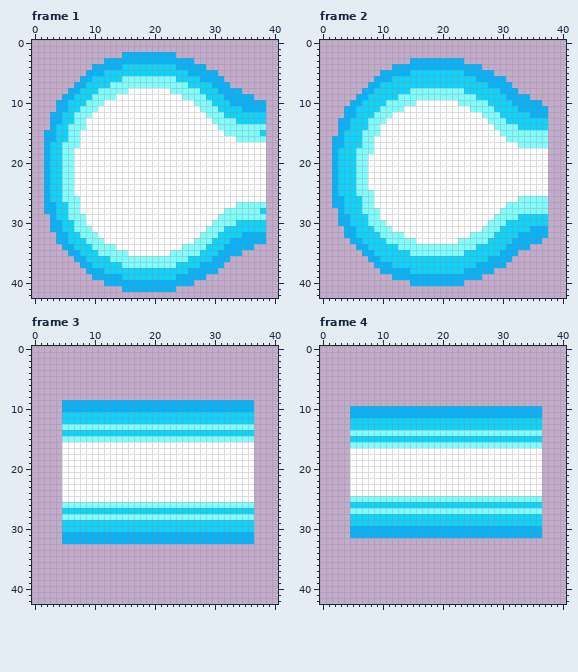
Pixel-art file: art/sprites/plasmabeam.aseprite. The first picture shows the starting point.
41x43 pixels, 6 frames. Shown: frame 1, frame 2, frame 3, frame 4. The commit also changed other frames, which this record leaves out.
After:
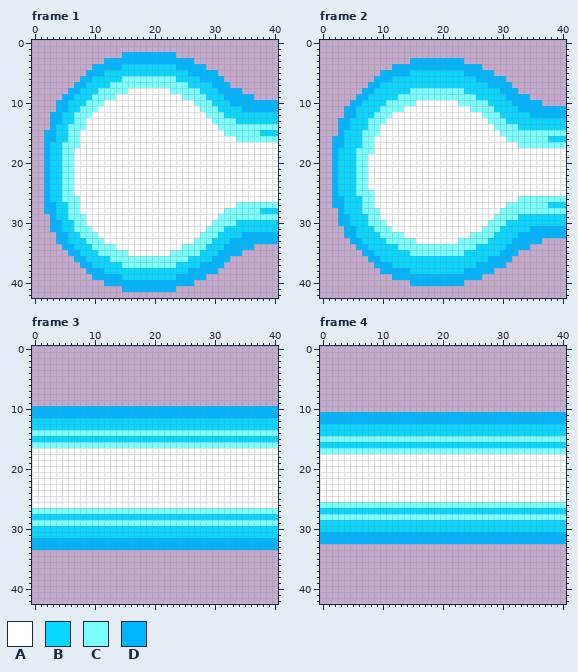
Palette (. is transparent): A #ffffff  B #08d6ff  C #7bffff  D #00b5ff
What changed:
Frame 1:
Colour A is added in rows 17 to 26 at x 39 to 40.
Colour B is added in rows 12 to 13 at x 39 to 40; in row 15 at x 39 to 40; in row 28 at x 39 to 40; in rows 30 to 31 at x 39 to 40.
Colour C is added in row 14 at x 39 to 40; in row 16 at x 39 to 40; in row 27 at x 39 to 40; in row 29 at x 39 to 40.
Colour D is added in rows 10 to 11 at x 39 to 40; in rows 32 to 33 at x 39 to 40.
Frame 2:
Colour A is added in rows 18 to 25 at x 38 to 40.
Colour B is added in rows 13 to 14 at x 38 to 40; in row 16 at x 38 to 40; in row 27 at x 38 to 40; in rows 29 to 30 at x 38 to 40.
Colour C is added in row 15 at x 38 to 40; in row 17 at x 38 to 40; in row 26 at x 38 to 40; in row 28 at x 38 to 40.
Colour D is added in rows 11 to 12 at x 38 to 40; in rows 31 to 32 at x 38 to 40.
Frame 3:
Colour A is added in rows 17 to 26 at x 0 to 4 and 37 to 40.
Colour A replaces colour C in row 26 at x 5 to 36.
Colour B is added in rows 12 to 13 at x 0 to 4 and 37 to 40; in row 15 at x 0 to 4 and 37 to 40; in row 28 at x 0 to 4 and 37 to 40; in rows 30 to 31 at x 0 to 4 and 37 to 40.
Colour B replaces colour C in row 13 at x 5 to 36; in row 15 at x 5 to 36; in row 28 at x 5 to 36.
Colour B replaces colour D in row 31 at x 5 to 36.
Colour C is added in row 14 at x 0 to 4 and 37 to 40; in row 16 at x 0 to 4 and 37 to 40; in row 27 at x 0 to 4 and 37 to 40; in row 29 at x 0 to 4 and 37 to 40.
Colour C replaces colour A in row 16 at x 5 to 36.
Colour C replaces colour B in row 14 at x 5 to 36; in row 27 at x 5 to 36; in row 29 at x 5 to 36.
Colour D is added in rows 10 to 11 at x 0 to 4 and 37 to 40; in row 32 at x 0 to 4 and 37 to 40; in row 33 at x 0 to 40.
Colour D replaces colour B in row 11 at x 5 to 36.
The author cleared colour D in row 9 at x 5 to 36.
Frame 4:
Colour A is added in rows 18 to 25 at x 0 to 4 and 37 to 40.
Colour A replaces colour C in row 25 at x 5 to 36.
Colour B is added in rows 13 to 14 at x 0 to 4 and 37 to 40; in row 16 at x 0 to 4 and 37 to 40; in row 27 at x 0 to 4 and 37 to 40; in rows 29 to 30 at x 0 to 4 and 37 to 40.
Colour B replaces colour C in row 14 at x 5 to 36; in row 16 at x 5 to 36; in row 27 at x 5 to 36.
Colour B replaces colour D in row 30 at x 5 to 36.
Colour C is added in row 15 at x 0 to 4 and 37 to 40; in row 17 at x 0 to 4 and 37 to 40; in row 26 at x 0 to 4 and 37 to 40; in row 28 at x 0 to 4 and 37 to 40.
Colour C replaces colour A in row 17 at x 5 to 36.
Colour C replaces colour B in row 15 at x 5 to 36; in row 26 at x 5 to 36; in row 28 at x 5 to 36.
Colour D is added in rows 11 to 12 at x 0 to 4 and 37 to 40; in row 31 at x 0 to 4 and 37 to 40; in row 32 at x 0 to 40.
Colour D replaces colour B in row 12 at x 5 to 36.
The author cleared colour D in row 10 at x 5 to 36.
Where, in picture pixels (left, top, right, bottom), the same in both pictures:
added: (266, 100, 278, 244)
added: (548, 106, 566, 238)
changed: (32, 400, 278, 550)
changed: (320, 406, 566, 544)
